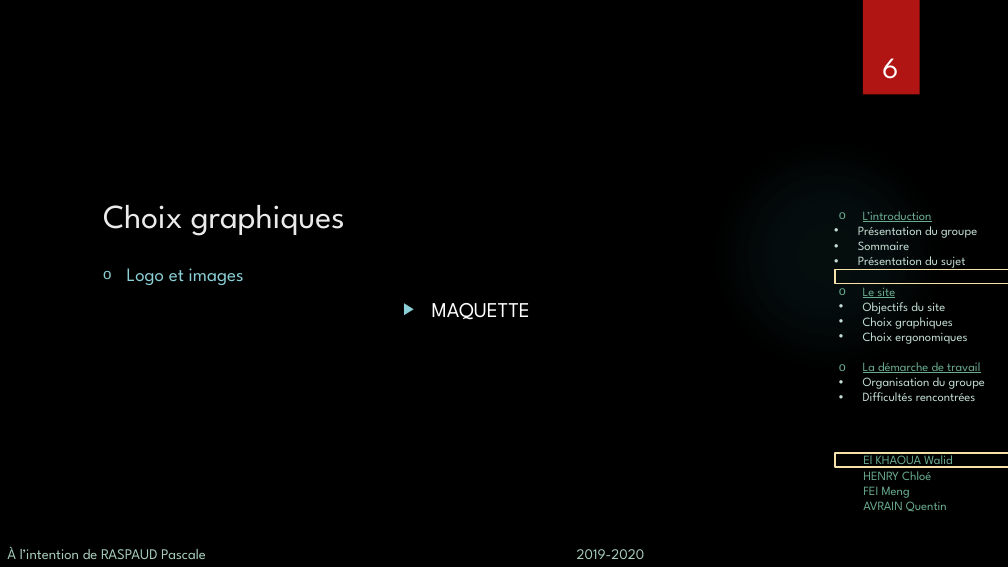
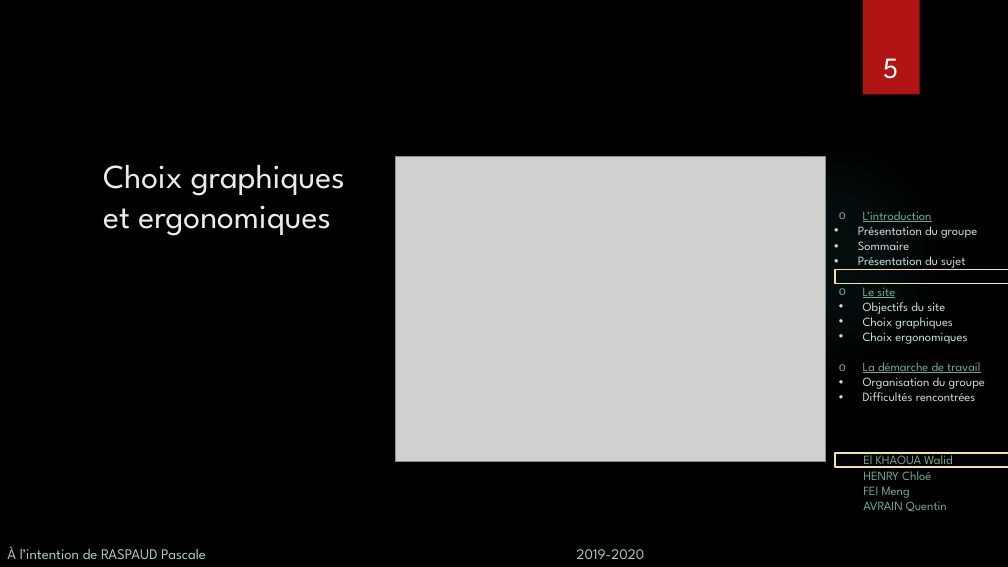
Before and after one commit to wldl/ptut, a slide deck: slide 5 of soutenance/Soutenance.pptx (slide 6 before the commit). Drawn at 1008x567 pixels with LibreOffice and Linux fonts; fonts in the diff are those of the drawing; grey boxes stand for pictures; background and template pictures are left out. Boxes give left, top, right and bottom in pixels: in the first picture for what was removed or moved away, otherwise in the second. Text is boxed around its words. In the diff, an @@ line names an element or a change of style, - is before the commit and + after.

```diff
--- a/soutenance/Soutenance.pptx
+++ b/soutenance/Soutenance.pptx
@@ page number at [883, 58, 898, 79]: text changed @@
-6
+5
@@ title at [103, 165, 345, 236]: text changed @@
-Choix graphiques
+Choix graphiques et ergonomiques
@@ picture added at [395, 157, 825, 461] @@
@@ text removed at [127, 268, 244, 285] @@
-o Logo et images
@@ text removed at [432, 303, 530, 320] @@
-▶ MAQUETTE
```
Also in this commit, not shown: 3 other slides changed, 1 slide added, 2 slides removed, 4 other files.
